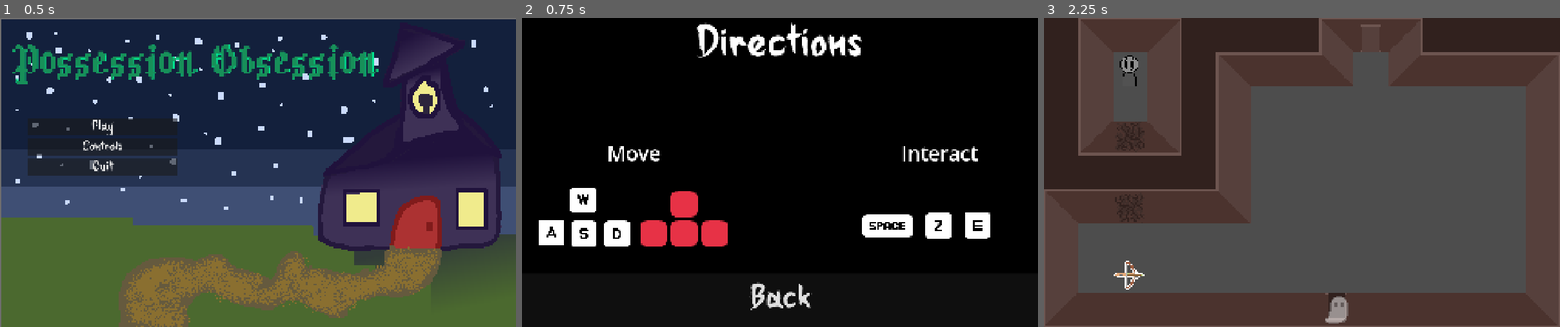
Above: before the commit, frames 1-3 (left to right).
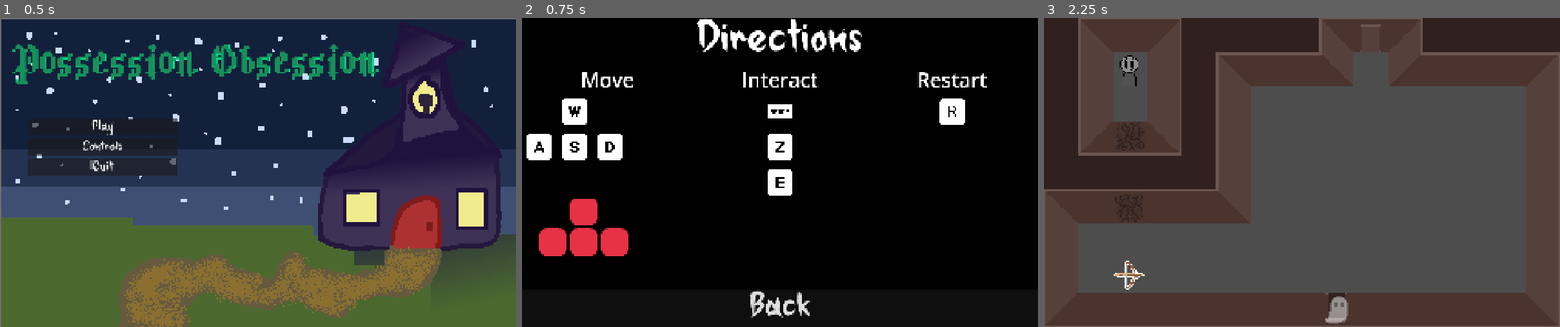
Above: after the commit, the same moments.

Repository: AvatarKeing/GameJam22
Game: Godot game, scene res://Scenes/menu.tscn
Two runs of this game, one before a commit and one after it. Both use one fixed random seed, a clock stepped at 60 frames per second and the inputs below.
Inputs:
- Up to frame 1 (0.5 s): no input
- Up to frame 2 (0.75 s): click "Controls" at 0.5 s
- Up to frame 3 (2.25 s): click "Back" at 1.25 s; click "Play" at 2 s

Frame 1 is identical in both runs. In frame 2, 12% of the frame differs, in the area x 0-91%, y 0-98%; in frame 3, nothing differs.

Commit message:
Update directions

Diff:
--- a/Scenes/Directions.tscn
+++ b/Scenes/Directions.tscn
@@ -10,6 +10,7 @@
 [ext_resource type="Texture2D" uid="uid://cvnii27uaa6wx" path="res://Sprites/keyboard_space.png" id="7_neemp"]
 [ext_resource type="Texture2D" uid="uid://3tmx1d0yhpmv" path="res://Sprites/keyboard_z.png" id="8_35irk"]
 [ext_resource type="Texture2D" uid="uid://0t008ecn3y0g" path="res://Sprites/keyboard_e.png" id="9_adayc"]
+[ext_resource type="Texture2D" uid="uid://0lniryagpd5" path="res://Sprites/keyboard_r.png" id="11_qg3r5"]
 
 [node name="Directions" type="Control" unique_id=1758248457]
 layout_mode = 3
@@ -29,78 +30,131 @@
 grow_vertical = 2
 color = Color(0, 0, 0, 1)
 
-[node name="Label" type="Label" parent="." unique_id=1539257396]
-layout_mode = 0
-offset_right = 1918.0
-offset_bottom = 213.0
+[node name="VBoxContainer" type="VBoxContainer" parent="." unique_id=1088984591]
+layout_mode = 1
+anchors_preset = 15
+anchor_right = 1.0
+anchor_bottom = 1.0
+grow_horizontal = 2
+grow_vertical = 2
+
+[node name="Label" type="Label" parent="VBoxContainer" unique_id=1539257396]
+layout_mode = 2
 theme_override_fonts/font = ExtResource("1_g02yo")
 theme_override_font_sizes/font_size = 200
 text = "Directions"
 horizontal_alignment = 1
 vertical_alignment = 1
 
-[node name="Label2" type="Label" parent="." unique_id=154645422]
-layout_mode = 0
-offset_top = 384.0
-offset_right = 833.0
-offset_bottom = 623.0
+[node name="HBoxContainer" type="HBoxContainer" parent="VBoxContainer" unique_id=1687105191]
+layout_mode = 2
+size_flags_vertical = 3
+
+[node name="VBoxContainer" type="VBoxContainer" parent="VBoxContainer/HBoxContainer" unique_id=1682679836]
+layout_mode = 2
+size_flags_horizontal = 3
+
+[node name="Label2" type="Label" parent="VBoxContainer/HBoxContainer/VBoxContainer" unique_id=154645422]
+layout_mode = 2
 theme_override_font_sizes/font_size = 75
 text = "Move"
 horizontal_alignment = 1
 vertical_alignment = 1
 
-[node name="Label3" type="Label" parent="." unique_id=154835078]
-layout_mode = 0
-offset_left = 1192.0
-offset_top = 384.0
-offset_right = 1917.0
-offset_bottom = 623.0
+[node name="Control" type="VBoxContainer" parent="VBoxContainer/HBoxContainer/VBoxContainer" unique_id=1811181803]
+layout_mode = 2
+size_flags_vertical = 3
+
+[node name="Control" type="GridContainer" parent="VBoxContainer/HBoxContainer/VBoxContainer/Control" unique_id=456899095]
+layout_mode = 2
+size_flags_horizontal = 3
+columns = 3
+
+[node name="Control" type="Control" parent="VBoxContainer/HBoxContainer/VBoxContainer/Control/Control" unique_id=1531763842]
+layout_mode = 2
+
+[node name="KeyboardW" type="TextureRect" parent="VBoxContainer/HBoxContainer/VBoxContainer/Control/Control" unique_id=466761731]
+layout_mode = 2
+size_flags_horizontal = 0
+size_flags_vertical = 0
+texture = ExtResource("2_2yxge")
+
+[node name="Control2" type="Control" parent="VBoxContainer/HBoxContainer/VBoxContainer/Control/Control" unique_id=1331319767]
+layout_mode = 2
+
+[node name="KeyboardA" type="TextureRect" parent="VBoxContainer/HBoxContainer/VBoxContainer/Control/Control" unique_id=1550824916]
+layout_mode = 2
+size_flags_horizontal = 0
+size_flags_vertical = 0
+texture = ExtResource("3_qg3r5")
+
+[node name="KeyboardS" type="TextureRect" parent="VBoxContainer/HBoxContainer/VBoxContainer/Control/Control" unique_id=330998729]
+layout_mode = 2
+size_flags_horizontal = 0
+size_flags_vertical = 0
+texture = ExtResource("4_oayjs")
+
+[node name="KeyboardD" type="TextureRect" parent="VBoxContainer/HBoxContainer/VBoxContainer/Control/Control" unique_id=189580891]
+layout_mode = 2
+size_flags_horizontal = 0
+size_flags_vertical = 0
+texture = ExtResource("5_e4vi2")
+
+[node name="KeyboardArrowsAll" type="TextureRect" parent="VBoxContainer/HBoxContainer/VBoxContainer/Control" unique_id=133119144]
+layout_mode = 2
+size_flags_horizontal = 3
+size_flags_vertical = 3
+offset_transform_position = Vector2(0, -92.655)
+texture = ExtResource("6_64qqp")
+expand_mode = 2
+stretch_mode = 4
+
+[node name="Control2" type="VBoxContainer" parent="VBoxContainer/HBoxContainer" unique_id=1377326953]
+layout_mode = 2
+size_flags_horizontal = 3
+
+[node name="Label3" type="Label" parent="VBoxContainer/HBoxContainer/Control2" unique_id=154835078]
+layout_mode = 2
 theme_override_font_sizes/font_size = 75
 text = "Interact"
 horizontal_alignment = 1
 vertical_alignment = 1
 
-[node name="KeyboardW" type="Sprite2D" parent="." unique_id=990553872]
-position = Vector2(228, 679)
-texture = ExtResource("2_2yxge")
+[node name="KeyboardSpace" type="TextureRect" parent="VBoxContainer/HBoxContainer/Control2" unique_id=1438350763]
+layout_mode = 2
+texture = ExtResource("7_neemp")
+stretch_mode = 3
 
-[node name="KeyboardA" type="Sprite2D" parent="." unique_id=940364912]
-position = Vector2(110, 800)
-texture = ExtResource("3_qg3r5")
+[node name="KeyboardZ" type="TextureRect" parent="VBoxContainer/HBoxContainer/Control2" unique_id=1136496477]
+layout_mode = 2
+texture = ExtResource("8_35irk")
+stretch_mode = 3
 
-[node name="KeyboardS" type="Sprite2D" parent="." unique_id=1660400905]
-position = Vector2(230, 805)
-texture = ExtResource("4_oayjs")
+[node name="KeyboardE" type="TextureRect" parent="VBoxContainer/HBoxContainer/Control2" unique_id=1198483872]
+layout_mode = 2
+texture = ExtResource("9_adayc")
+stretch_mode = 3
 
-[node name="KeyboardD" type="Sprite2D" parent="." unique_id=1465849741]
-position = Vector2(354, 805)
-texture = ExtResource("5_e4vi2")
+[node name="VBoxContainer2" type="VBoxContainer" parent="VBoxContainer/HBoxContainer" unique_id=1619066614]
+layout_mode = 2
+size_flags_horizontal = 3
 
-[node name="KeyboardArrowsAll" type="Sprite2D" parent="." unique_id=905803390]
-position = Vector2(603, 749)
-scale = Vector2(3.5468752, 3.4218748)
-texture = ExtResource("6_64qqp")
+[node name="Label4" type="Label" parent="VBoxContainer/HBoxContainer/VBoxContainer2" unique_id=1031634348]
+layout_mode = 2
+theme_override_font_sizes/font_size = 75
+text = "Restart"
+horizontal_alignment = 1
+vertical_alignment = 1
 
-[node name="KeyboardSpace" type="Sprite2D" parent="." unique_id=1263834535]
-position = Vector2(1360, 775.5)
-scale = Vector2(2, 1.539062)
-texture = ExtResource("7_neemp")
+[node name="KeyboardE" type="TextureRect" parent="VBoxContainer/HBoxContainer/VBoxContainer2" unique_id=1486444273]
+layout_mode = 2
+texture = ExtResource("11_qg3r5")
+stretch_mode = 3
 
-[node name="KeyboardZ" type="Sprite2D" parent="." unique_id=2032089995]
-position = Vector2(1550, 775)
-texture = ExtResource("8_35irk")
-
-[node name="KeyboardE" type="Sprite2D" parent="." unique_id=1464813994]
-position = Vector2(1695, 773)
-texture = ExtResource("9_adayc")
-
-[node name="Button" type="Button" parent="." unique_id=325810912]
-layout_mode = 0
-offset_top = 953.0
-offset_right = 1926.0
-offset_bottom = 1153.0
+[node name="Button" type="Button" parent="VBoxContainer" unique_id=325810912]
+layout_mode = 2
 theme_override_fonts/font = ExtResource("1_g02yo")
 theme_override_font_sizes/font_size = 150
 text = "Back"
 
-[connection signal="pressed" from="Button" to="." method="_on_button_pressed"]
+[connection signal="pressed" from="VBoxContainer/Button" to="." method="_on_button_pressed"]
Binary file added: Sprites/keyboard_r.png
Not shown, added: Sprites/keyboard_r.png.import
